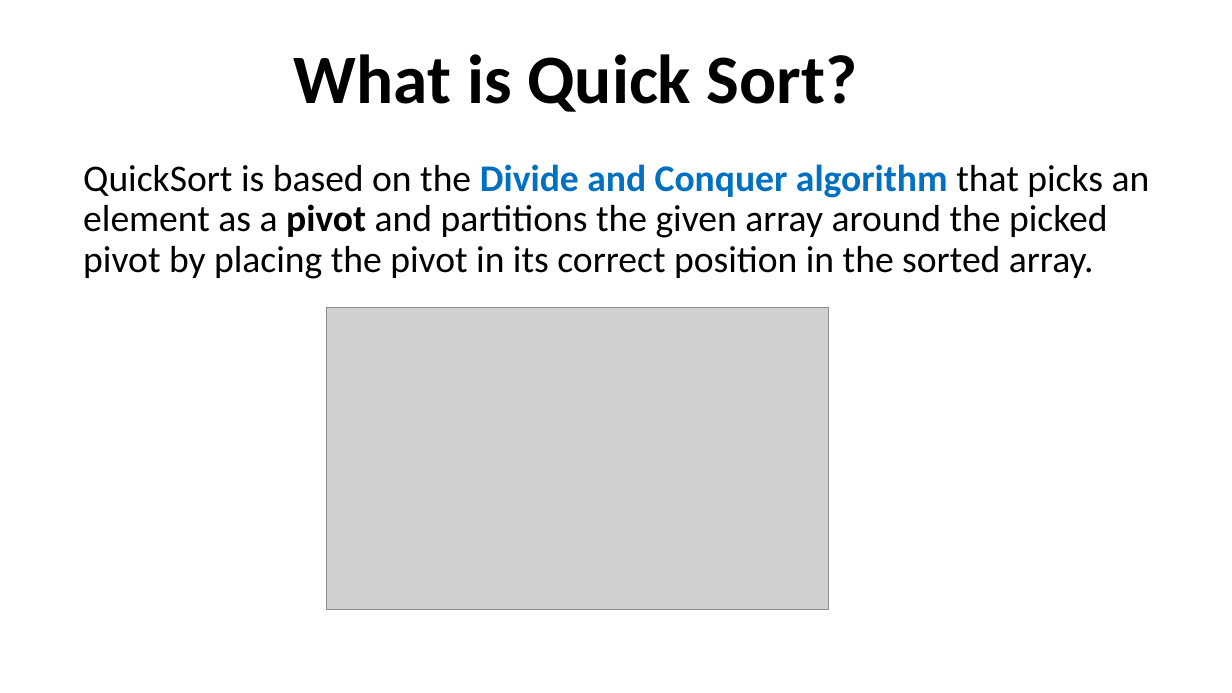
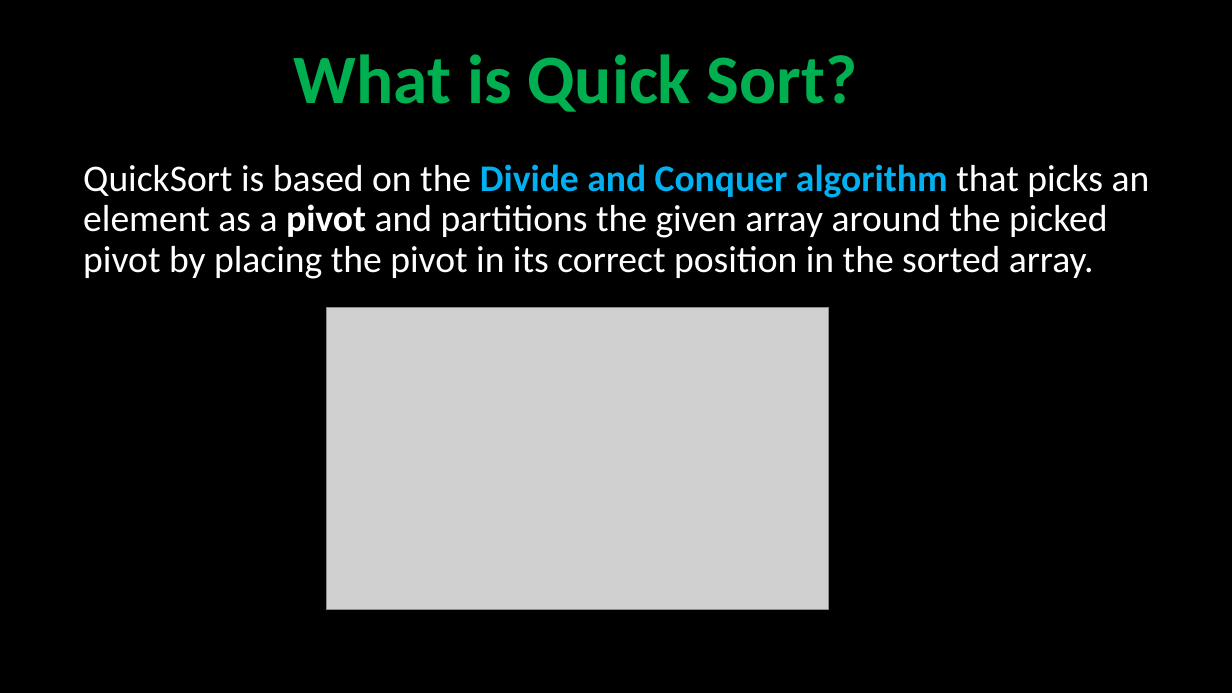
Before and after one commit to robitussin/CCS0015, a slide deck: slide 1 of sorting_algorithms/Quick Sort.pptx. Drawn at 1232x693 pixels with LibreOffice and Linux fonts; fonts in the diff are those of the drawing; grey boxes stand for pictures. Boxes give left, top, right and bottom in pixels: in the first picture for what was removed or moved away, otherwise in the second. Text is boxed around its words. In the diff, an @@ line names an element or a change of style, - is before the commit and + after.

```diff
--- a/sorting_algorithms/Quick Sort.pptx
+++ b/sorting_algorithms/Quick Sort.pptx
@@ background #FFFFFF to #000000 @@
@@ title "What is Quick Sort?" at (294, 54, 858, 112): text colour #000000 to #00B050 @@
@@ text "QuickSort is based on the ..." at (83, 164, 1150, 279): text colour #000000 to #FFFFFF in "QuickSort is based on the that picks ..."; text colour #0070C0 to #00B0F0 in "Divide and Conquer algorithm" @@
```
Also in this commit, not shown: 18 other slides changed, 3 other files.
